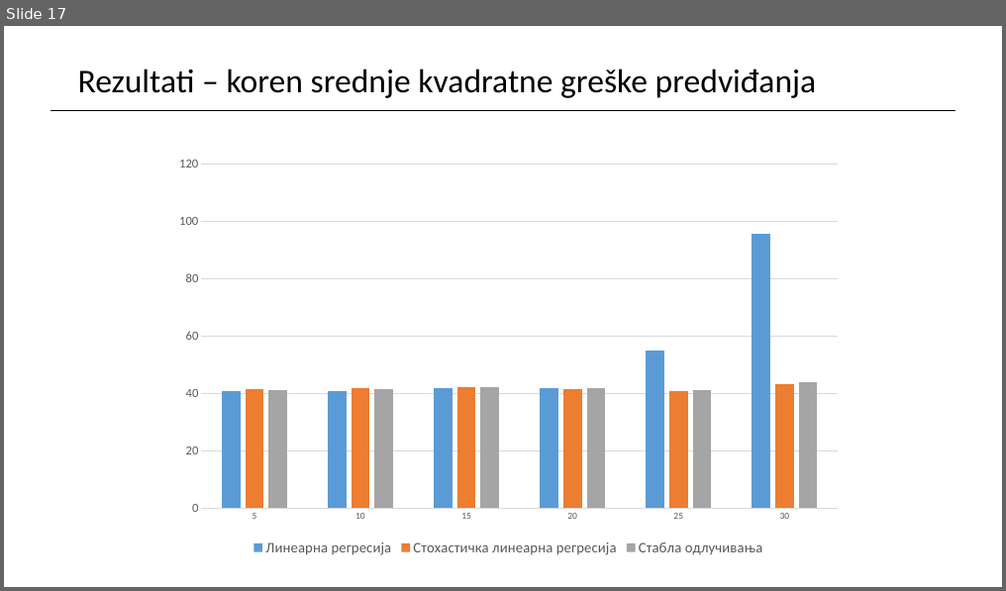
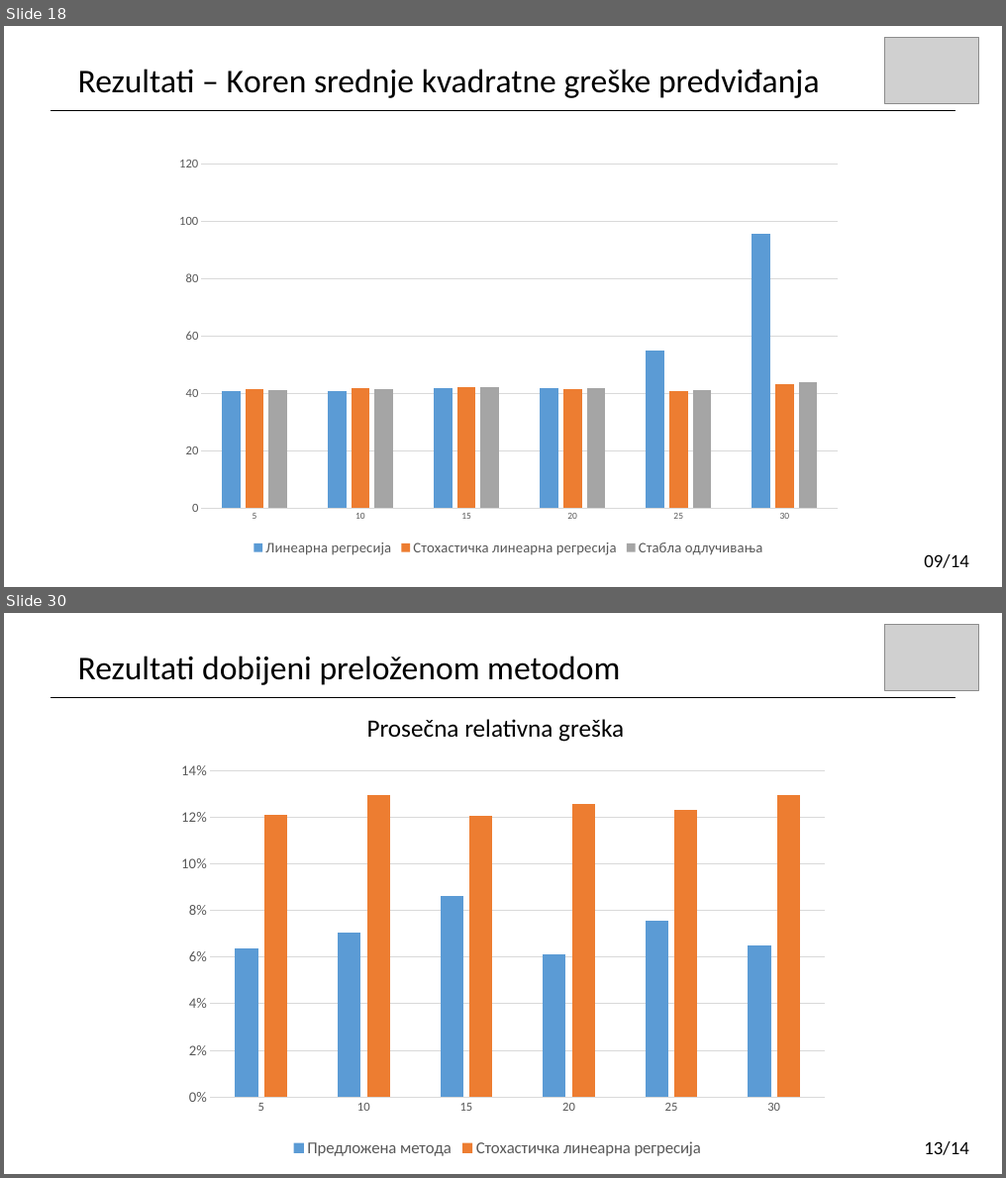
Before and after one commit to stuparm/data-imputation, a slide deck: prezentacija.pptx. Shown one above the other, each under a label of ours: slide 17 before the commit, slides 18 and 30 after it; the slides between them are not shown. The pictures are 1006x591 and 1006x1178 pixels, drawn with LibreOffice and Linux fonts; fonts in the diff are those of the drawing; grey boxes stand for pictures. Boxes give left, top, right and bottom in pixels: in the first picture for what was removed or moved away, otherwise in the second. Text is boxed around its words. In the diff, an @@ line names an element or a change of style, - is before the commit and + after.

```diff
--- a/prezentacija.pptx
+++ b/prezentacija.pptx
@@ slide 30 added at (4, 613, 1002, 1174), background #FFFFFF @@
@@ picture added at (885, 624, 979, 690) @@
@@ text added at (78, 656, 620, 685), 32 pt, text #000000 @@
+Rezultati dobijeni preloženom metodom
@@ line added from (51, 697) to (956, 697), #000000 0.5 pt @@
@@ text added at (367, 719, 624, 742), 24 pt, text #000000 @@
+Prosečna relativna greška
@@ column chart added at (161, 759, 834, 1162) @@
+categories: 5, 10, 15, 20, 25, 30
+Предложена метода: 0.064, 0.07, 0.086, 0.061, 0.075, 0.065
+Стохастичка линеарна регресија: 0.121, 0.129, 0.121, 0.126, 0.123, 0.129
@@ text added at (924, 1142, 969, 1156), 18 pt, text #000000 @@
+13/14
@@ what was slide 17 is now slide 18 @@
@@ slide 18 changed as well @@
@@ picture added at (885, 37, 979, 103) @@
@@ text at (78, 69, 820, 98): text changed @@
-Rezultati – koren srednje kvadratne greške predviđanja
+Rezultati – Koren srednje kvadratne greške predviđanja
@@ text added at (924, 555, 969, 569), 18 pt, text #000000 @@
+09/14
```
Also in this commit, not shown: 15 other slides changed, 14 other slides added, 2 slides removed, 10 other files.
